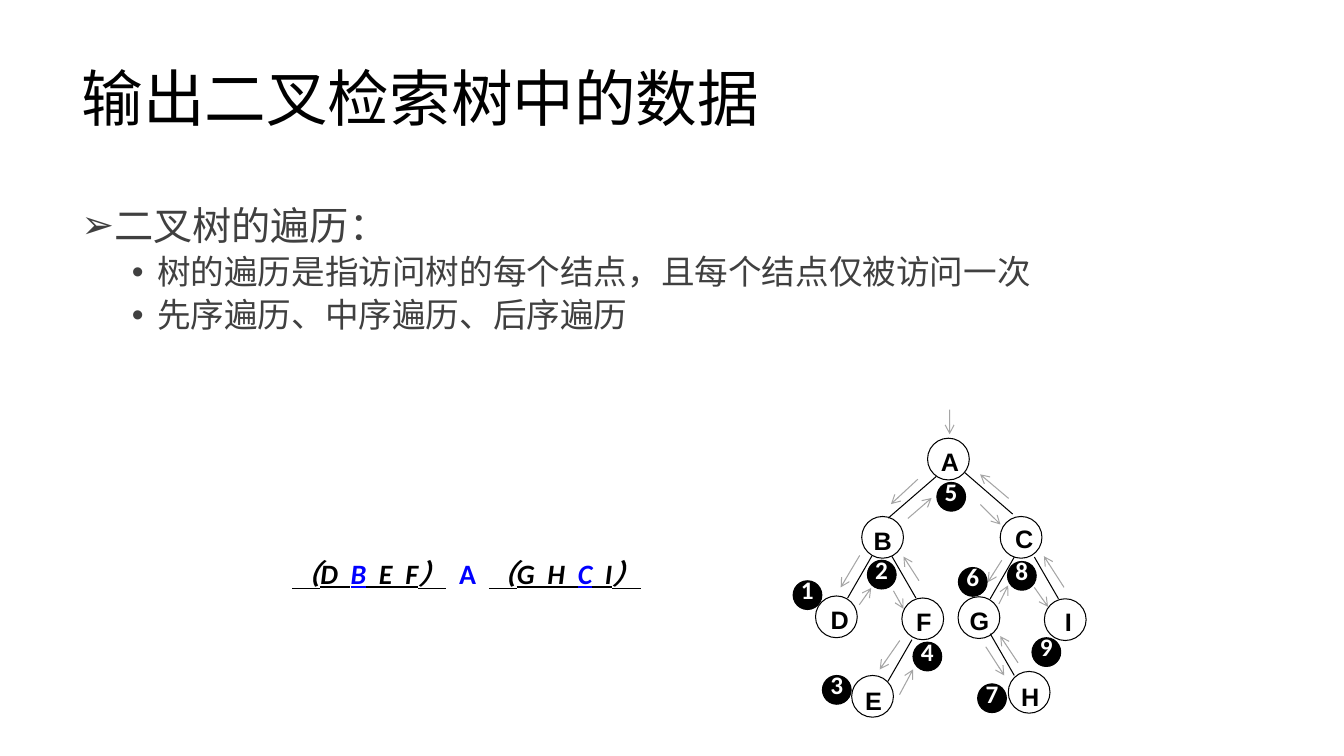
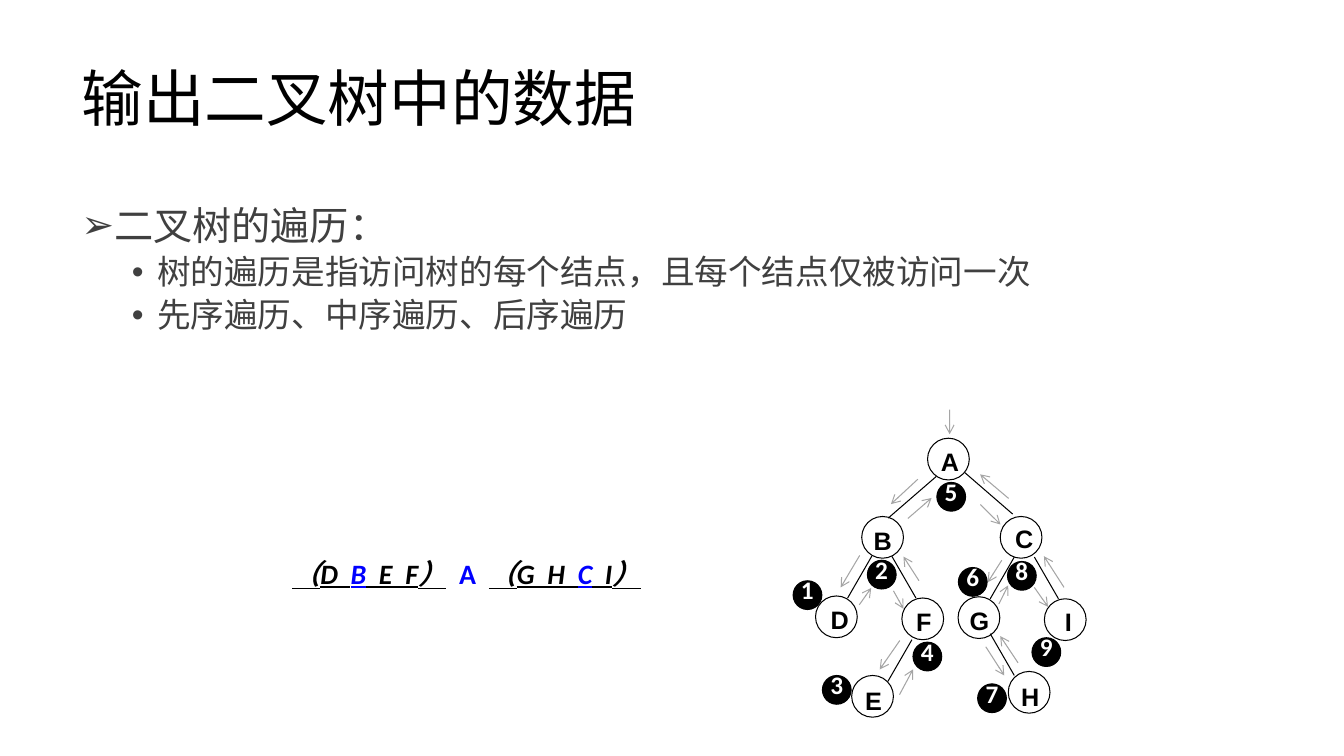
Before and after one commit to lezhang-thu/c-programming, a slide deck: slide 12 of 数据结构+算法/2022秋季-计算机基础与程序设计-数据结构-算法.pptx. Drawn at 1344x756 pixels with LibreOffice and Linux fonts; fonts in the diff are those of the drawing. Boxes give left, top, right and bottom in pixels: in the first picture for what was removed or moved away, otherwise in the second. Text is boxed around its words. In the diff, an @@ line names an element or a change of style, - is before the commit and + after.

```diff
--- a/数据结构+算法/2022秋季-计算机基础与程序设计-数据结构-算法.pptx
+++ b/数据结构+算法/2022秋季-计算机基础与程序设计-数据结构-算法.pptx
@@ title at <box>81,69,635,126</box>: text changed @@
-输出二叉检索树中的数据
+输出二叉树中的数据
```
Also in this commit, not shown: 2 other slides changed.
